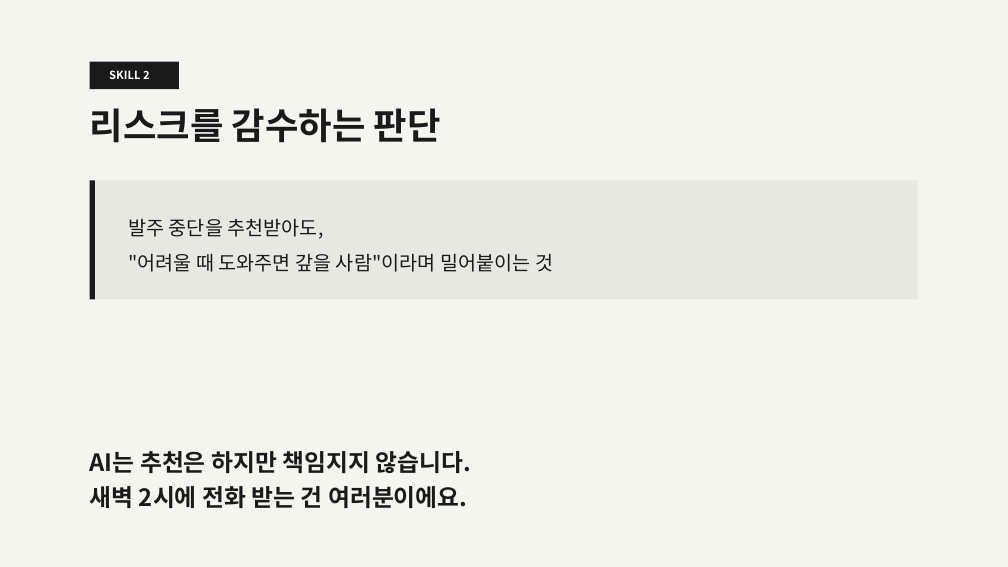
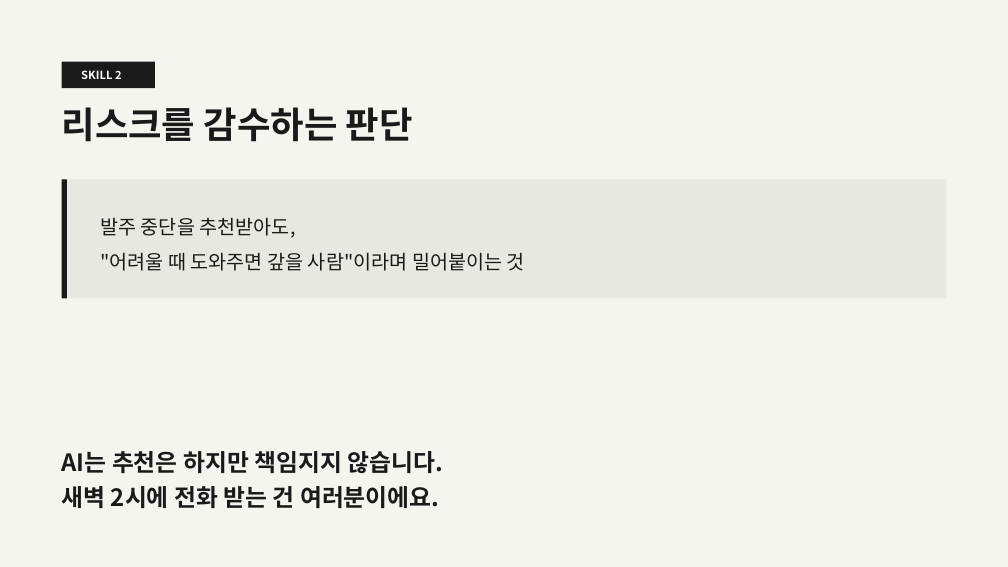
Before and after one commit to ssodcompany/edu-agent, a slide deck: slide 8 of lectures/02_ai_skills/AI대체불가Skills_v6_impeccable.pptx. Drawn at 1008x567 pixels with LibreOffice and Linux fonts; fonts in the diff are those of the drawing. Boxes give left, top, right and bottom in pixels: in the first picture for what was removed or moved away, otherwise in the second. Text is boxed around its words. In the diff, an @@ line names an element or a change of style, - is before the commit and + after.

Commit message:
WIP(lectures): adjust padding in lecture 02 skill slides for better spacing
- Reduce right padding in slide-06 left title block from 48pt to 32pt
- Narrow horizontal padding from 64pt to 44pt in slides 07, 08, 09
- Rebuild PPTX with updated slide layouts
- Update last-tool-error state

```diff
--- a/lectures/02_ai_skills/AI대체불가Skills_v6_impeccable.pptx
+++ b/lectures/02_ai_skills/AI대체불가Skills_v6_impeccable.pptx
@@ rectangle: place and size @@
-rectangle at box(90, 61, 179, 89)
+rectangle at box(61, 61, 154, 88)
@@ text "SKILL 2": place and size @@
-text "SKILL 2" at box(109, 70, 150, 79)
+text "SKILL 2" at box(81, 70, 122, 79)
@@ text "리스크를 감수하는 판단": place and size @@
-text "리스크를 감수하는 판단" at box(90, 108, 441, 143)
+text "리스크를 감수하는 판단" at box(62, 107, 413, 142)
@@ rectangle: place and size @@
-rectangle at box(90, 180, 918, 299)
+rectangle at box(61, 179, 947, 298)
@@ line moved from (92, 180) - (92, 299) to (65, 179) - (65, 298) @@
@@ text "발주 중단을 추천받아도,": place and size @@
-text "발주 중단을 추천받아도," at box(128, 218, 324, 239)
+text "발주 중단을 추천받아도," at box(100, 217, 296, 238)
@@ text ""어려울 때 도와주면 갚을 사람"이라며 ...": place and size @@
-text ""어려울 때 도와주면 갚을 사람"이라며 ..." at box(128, 253, 553, 272)
+text ""어려울 때 도와주면 갚을 사람"이라며 ..." at box(100, 252, 525, 271)
@@ text "AI는 추천은 하지만 책임지지 않습니다.": place and size @@
-text "AI는 추천은 하지만 책임지지 않습니다." at box(90, 451, 472, 473)
+text "AI는 추천은 하지만 책임지지 않습니다." at box(62, 451, 444, 473)
@@ text "새벽 2시에 전화 받는 건 ...": place and size @@
-text "새벽 2시에 전화 받는 건 ..." at box(90, 486, 468, 508)
+text "새벽 2시에 전화 받는 건 ..." at box(62, 486, 440, 508)
```
Also in this commit, not shown: 6 other slides changed, 5 other files.
